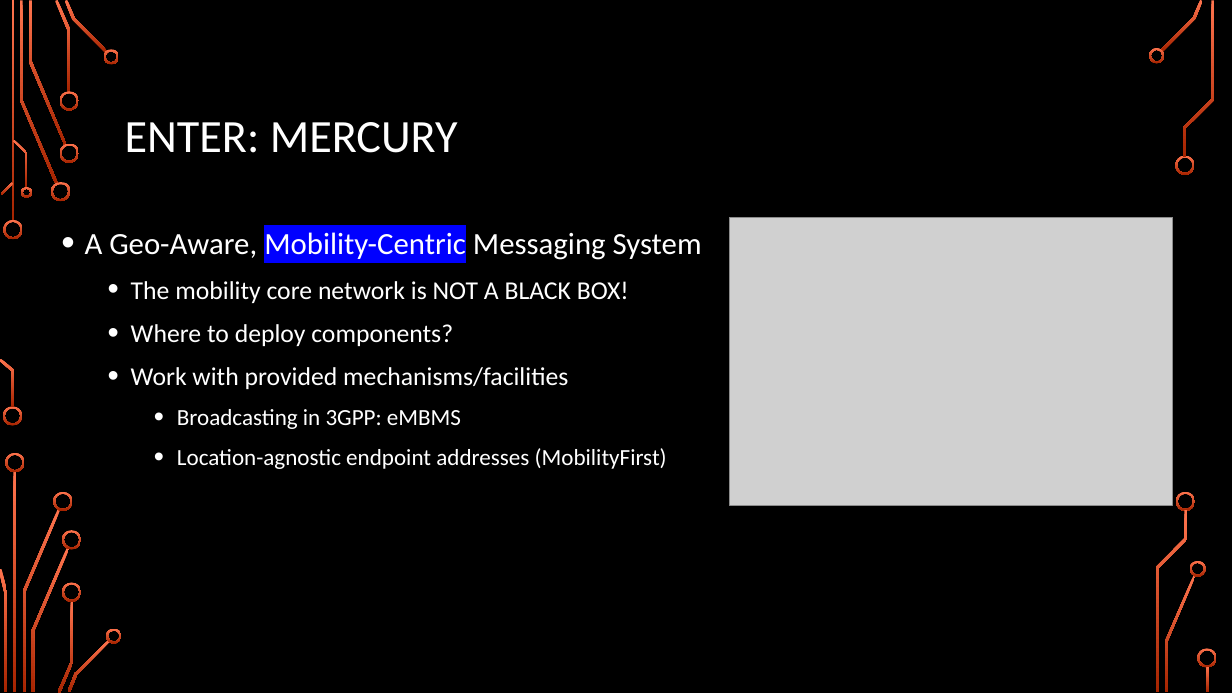
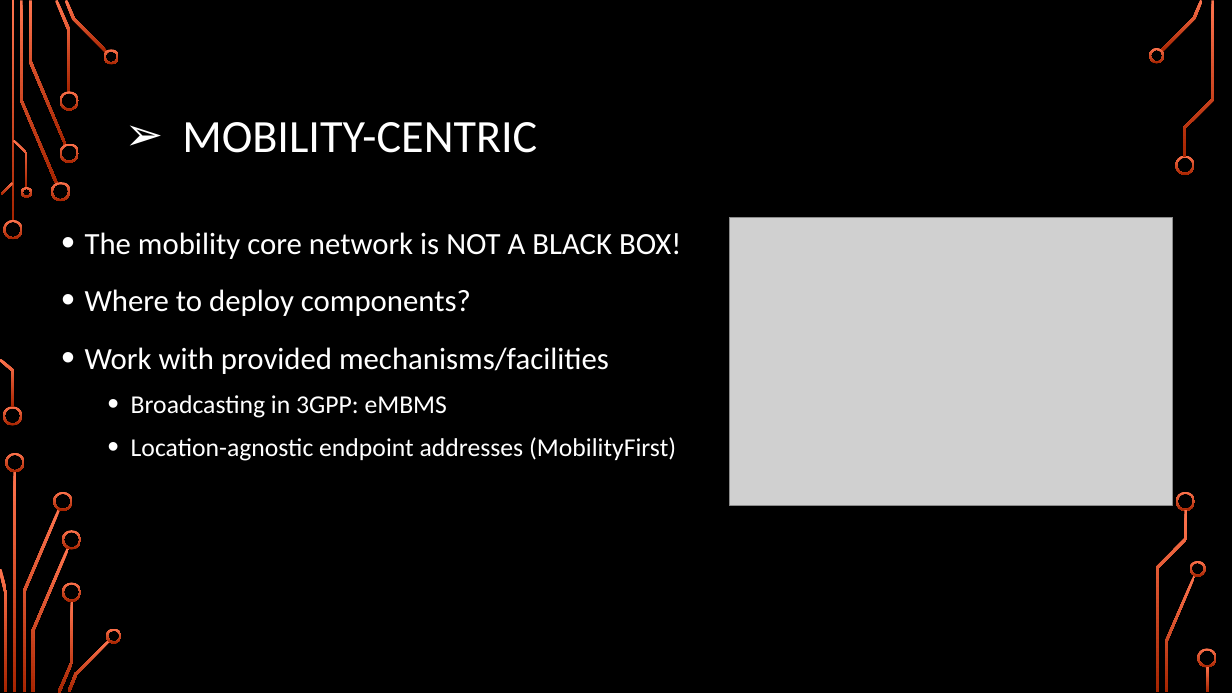
Before and after one commit to TejaKommineni/Mercury, a slide deck: slide 8 of presentation/Mercury-Part1.pptx (slide 9 before the commit). Drawn at 1232x693 pixels with LibreOffice and Linux fonts; fonts in the diff are those of the drawing; grey boxes stand for pictures; background and template pictures are left out. Boxes give left, top, right and bottom in pixels: in the first picture for what was removed or moved away, otherwise in the second. Text is boxed around its words. In the diff, an @@ line names an element or a change of style, - is before the commit and + after.

```diff
--- a/presentation/Mercury-Part1.pptx
+++ b/presentation/Mercury-Part1.pptx
@@ title at <box>182,122,537,153</box>: text changed @@
-ENTER: MERCURY
+➢ MOBILITY-CENTRIC
@@ text "The mobility core network is ..." at <box>85,232,681,461</box>: size 20 to 24 pt in "The mobility core network is NOT A ...", "Where to deploy components?", "Work with provided mechanisms/facilities"; size 18 to 20 pt in "Broadcasting in 3GPP: eMBMS", "Location-agnostic endpoint addresses (MobilityFirst)"; list level 2 to 1 in "The mobility core network is ..."; list level 2 to 1 in "Where to deploy components?"; list level 2 to 1 in "Work with provided mechanisms/facilities"; list level 3 to 2 in "Broadcasting in 3GPP: eMBMS"; list level 3 to 2 in "Location-agnostic endpoint addresses (MobilityFirst)" @@
@@ text at <box>85,232,702,260</box>: paragraph removed @@
-• A Geo-Aware, Mobility-Centric Messaging System
```
Also in this commit, not shown: 10 other slides changed, 6 slides added, 4 slides removed.
